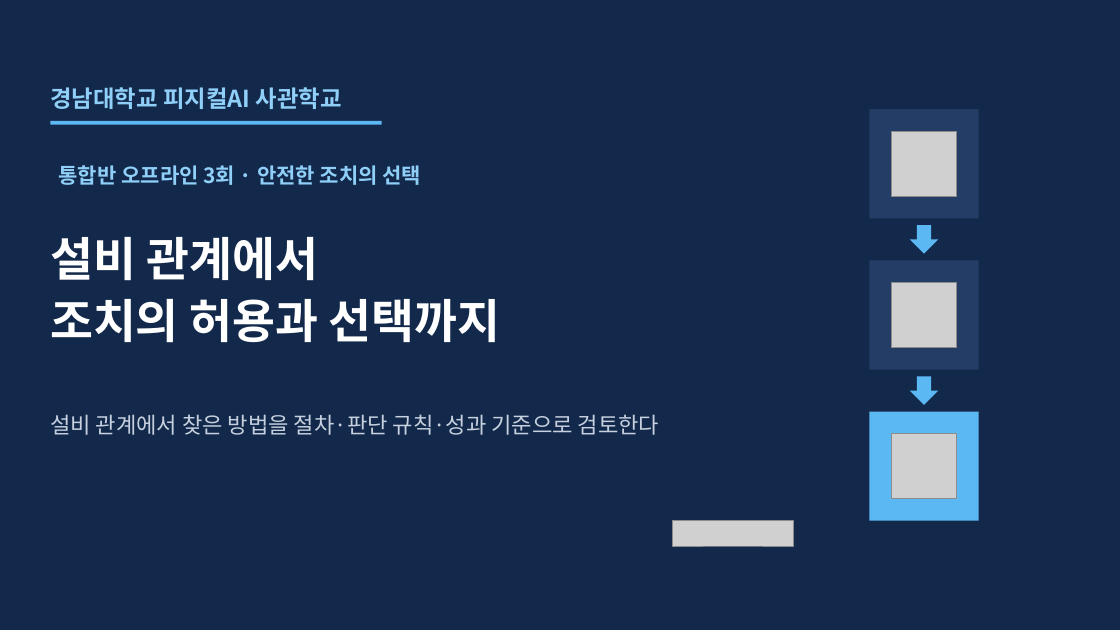
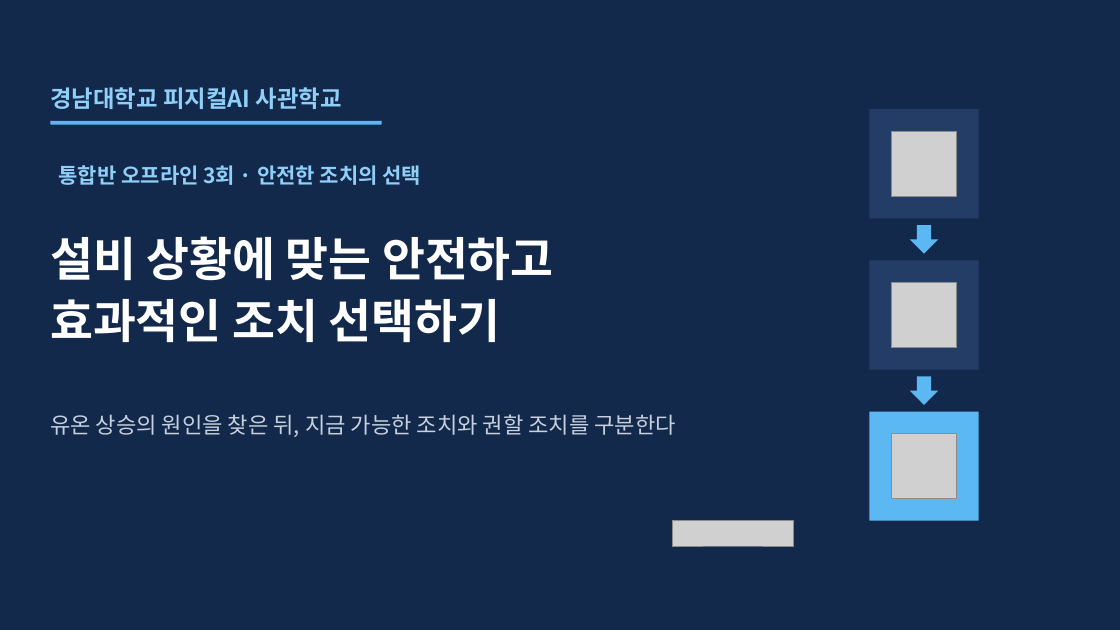
Before and after one commit to uengine-oss/hyd-iot-edu, a slide deck: slide 1 of workspace/강의제작/산출물/통합반/이론_오프라인/03회차/통합반_오프라인_03회차.pptx. Drawn at 1120x630 pixels with LibreOffice and Linux fonts; fonts in the diff are those of the drawing; grey boxes stand for pictures. Boxes give left, top, right and bottom in pixels: in the first picture for what was removed or moved away, otherwise in the second. Text is boxed around its words. In the diff, an @@ line names an element or a change of style, - is before the commit and + after.

```diff
--- a/workspace/강의제작/산출물/통합반/이론_오프라인/03회차/통합반_오프라인_03회차.pptx
+++ b/workspace/강의제작/산출물/통합반/이론_오프라인/03회차/통합반_오프라인_03회차.pptx
@@ text at <box>50,236,554,342</box>: text changed @@
-설비 관계에서
-조치의 허용과 선택까지
+설비 상황에 맞는 안전하고
+효과적인 조치 선택하기
@@ text at <box>50,414,675,437</box>: text changed @@
-설비 관계에서 찾은 방법을 절차·판단 규칙·성과 기준으로 검토한다
+유온 상승의 원인을 찾은 뒤, 지금 가능한 조치와 권할 조치를 구분한다
```
Also in this commit, not shown: 8 other files.
